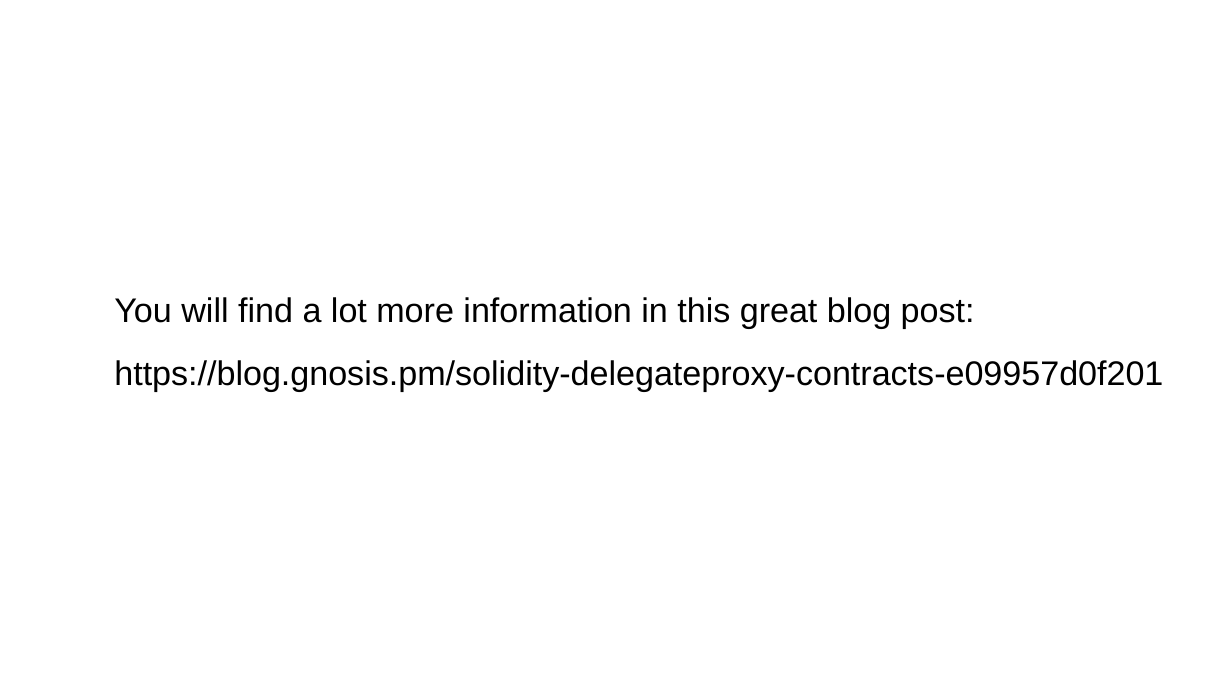
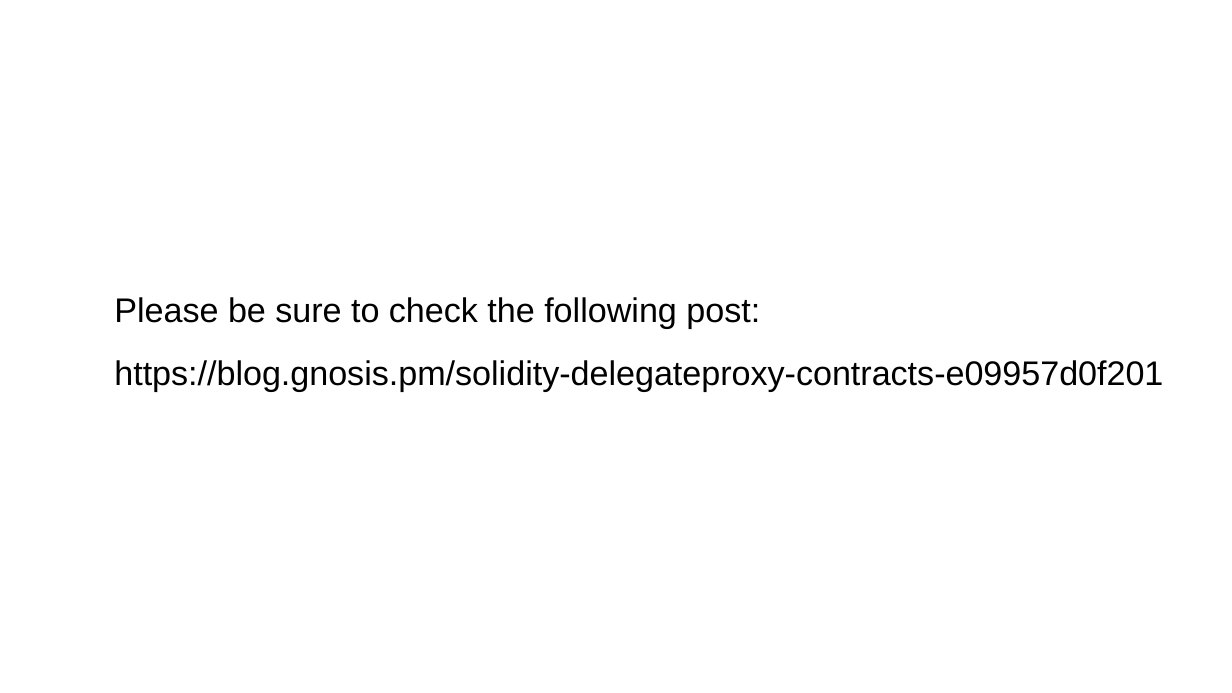
Before and after one commit to ethereum/remix-workshops, a slide deck: slide 23 of runningScript/proxyContract_AwardToken/ProxyContract.odp (slide 27 before the commit). Drawn at 1232x693 pixels with LibreOffice and Linux fonts; fonts in the diff are those of the drawing. Boxes give left, top, right and bottom in pixels: in the first picture for what was removed or moved away, otherwise in the second. Text is boxed around its words. In the diff, an @@ line names an element or a change of style, - is before the commit and + after.

```diff
--- a/runningScript/proxyContract_AwardToken/ProxyContract.odp
+++ b/runningScript/proxyContract_AwardToken/ProxyContract.odp
@@ text at [114,297,760,328]: text changed @@
-You will find a lot more information in this great blog post:
+Please be sure to check the following post:
```
Also in this commit, not shown: 10 other slides changed, 1 slide added, 5 slides removed, 2 other files.
